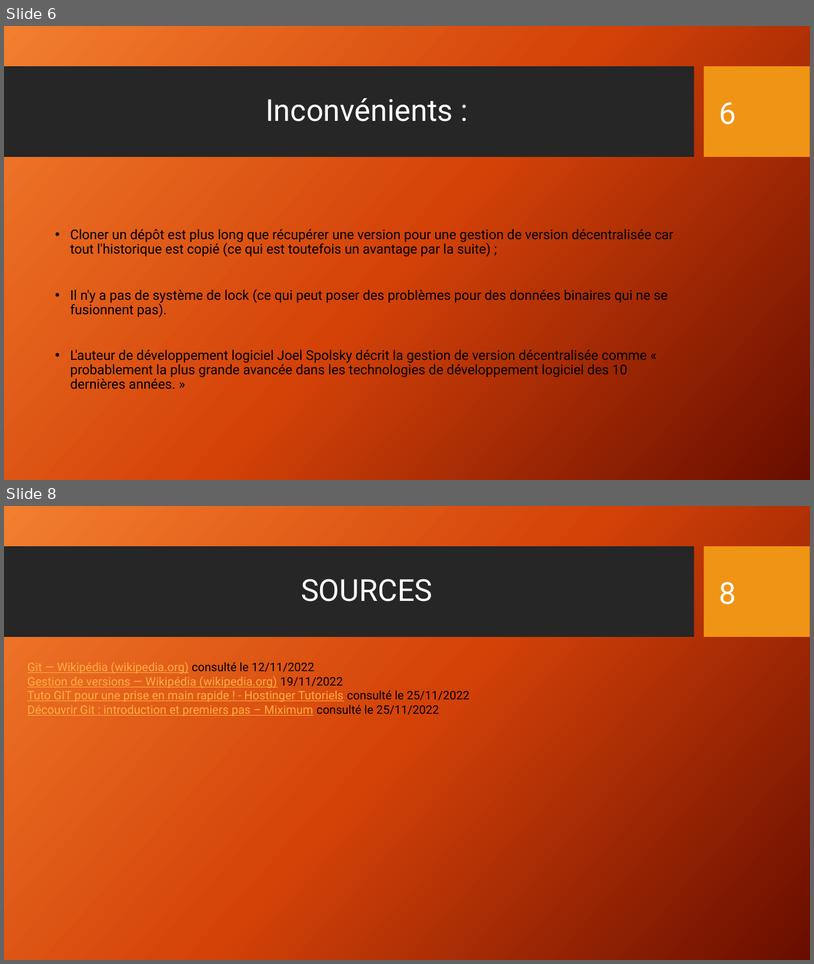
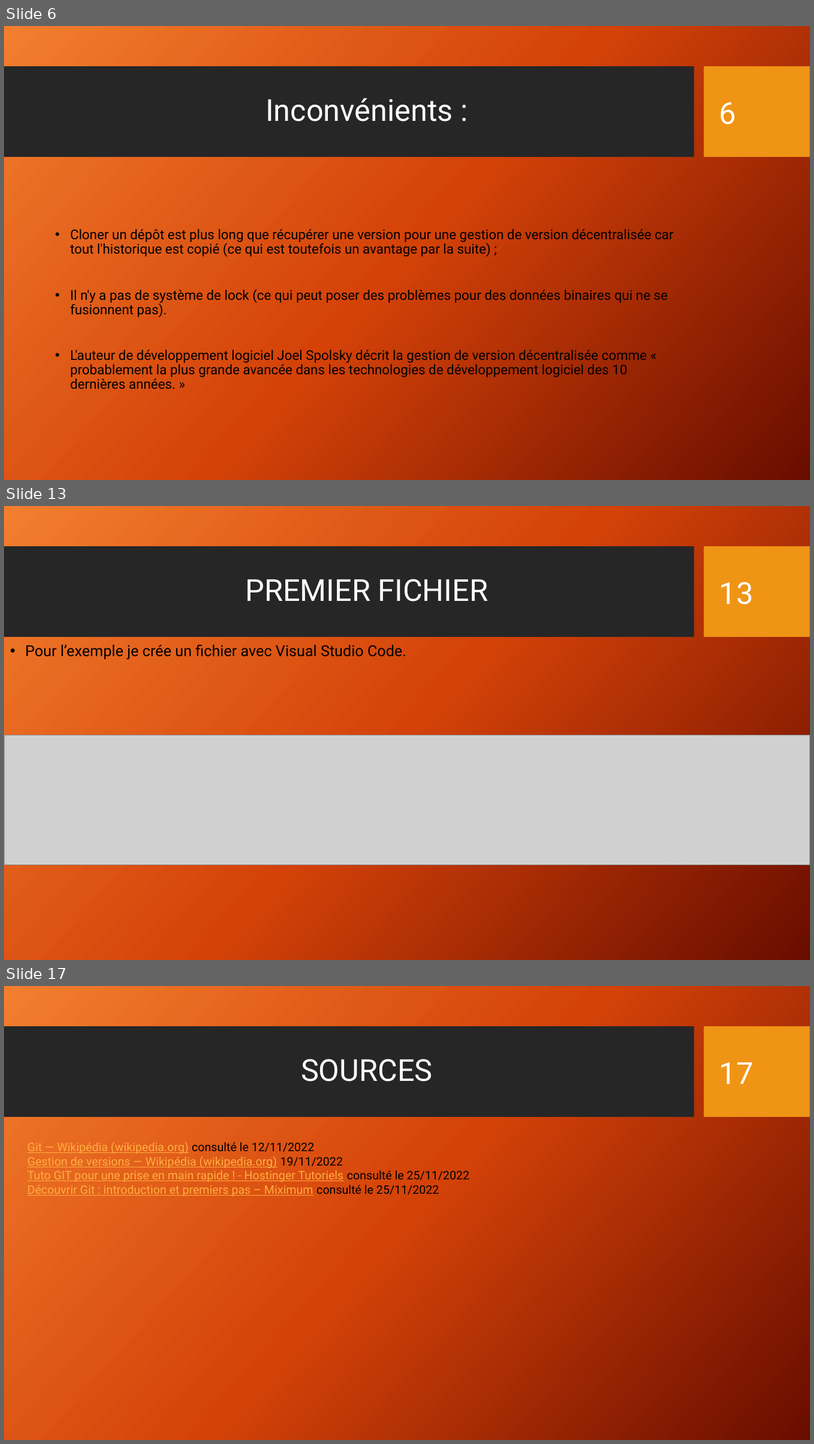
Before and after one commit to Math-Alex83/Expos-_git_cda_2210, a slide deck: Présentation_Git_CDA_2210.pptx. Shown one above the other, each under a label of ours: slides 6 and 8 before the commit, slides 6, 13 and 17 after it; the slides between them are not shown. The pictures are 814x964 and 814x1444 pixels, drawn with LibreOffice and Linux fonts; fonts in the diff are those of the drawing; grey boxes stand for pictures; background and template pictures are left out. Boxes give left, top, right and bottom in pixels: in the first picture for what was removed or moved away, otherwise in the second. Text is boxed around its words. In the diff, an @@ line names an element or a change of style, - is before the commit and + after.

```diff
--- a/Présentation_Git_CDA_2210.pptx
+++ b/Présentation_Git_CDA_2210.pptx
@@ slide 13 added at (x1=4, y1=506, x2=810, y2=960), background gradient #F18031 to #D54209 to #6A0D00; not listed: 2 template elements that a slide beside it also shows @@
@@ title added at (x1=245, y1=579, x2=489, y2=601), 36 pt, text #FFFFFF @@
+PREMIER FICHIER
@@ page number added at (x1=720, y1=582, x2=754, y2=604), 36 pt, text #FFFFFF @@
+13
@@ text added at (x1=25, y1=645, x2=407, y2=660), 18 pt, text #000000 @@
+• Pour l’exemple je crée un fichier avec Visual Studio Code.
@@ picture added at (x1=4, y1=735, x2=810, y2=865) @@
@@ what was slide 8 is now slide 17 @@
@@ page number at (x1=720, y1=1062, x2=754, y2=1084): text changed @@
-8
+17
```
Also in this commit, not shown: 1 slide changed, 10 other slides added, 2 slides removed, 1 other file.
